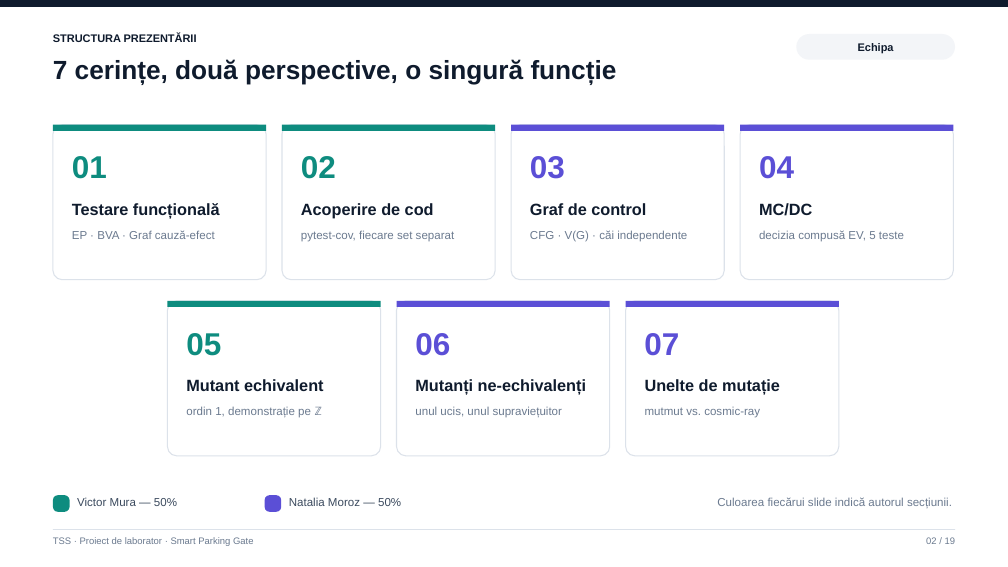
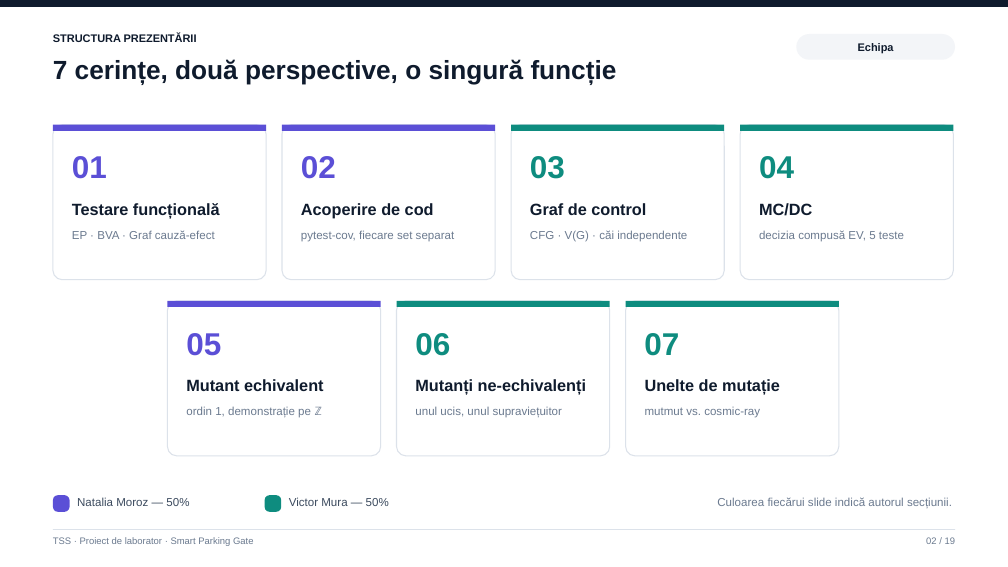
Before and after one commit to victormura/tss, a slide deck: slide 2 of proiect_laborator/docs/Prezentare_Laborator_TSS.pptx. Drawn at 1008x567 pixels with LibreOffice and Linux fonts; fonts in the diff are those of the drawing. Boxes give left, top, right and bottom in pixels: in the first picture for what was removed or moved away, otherwise in the second. Text is boxed around its words. In the diff, an @@ line names an element or a change of style, - is before the commit and + after.

Commit message:
refactor(attribution): switch Student 1 and Student 2 roles and deliverables
- Student 1 (Natalia Moroz): Requirements 1 (Functional testing), 2 (Code coverage), 5 (Equivalent mutant)
- Student 2 (Victor Mura): Requirements 3 (CFG & cyclomatic complexity), 4 (MC/DC), 6 (Non-equivalent mutants), 7 (Mutation tools)
- Synchronized presentation (PPTX & PDF), individual requirement markdown files, README.md, and AI_USAGE_LAB.md

```diff
--- a/proiect_laborator/docs/Prezentare_Laborator_TSS.pptx
+++ b/proiect_laborator/docs/Prezentare_Laborator_TSS.pptx
@@ fill #0E8C7F to #5B4FD6 in 4 elements at [282, 125, 495, 131], [167, 301, 380, 307], [53, 495, 70, 512], [53, 125, 266, 131] @@
@@ text colour #0E8C7F to #5B4FD6 in 3 elements at [72, 156, 107, 179], [301, 156, 336, 179], [186, 333, 221, 356] @@
@@ text colour #5B4FD6 to #0E8C7F in 4 elements at [530, 156, 565, 179], [759, 156, 794, 179], [415, 333, 450, 356], [644, 333, 679, 356] @@
@@ text at [77, 497, 189, 506]: text changed @@
-Victor Mura — 50%
+Natalia Moroz — 50%
@@ fill #5B4FD6 to #0E8C7F in 5 elements at [511, 125, 724, 131], [740, 125, 954, 131], [396, 301, 609, 307], [626, 301, 839, 307], [265, 495, 281, 512] @@
@@ text at [289, 497, 389, 506]: text changed @@
-Natalia Moroz — 50%
+Victor Mura — 50%
```
Also in this commit, not shown: 16 other slides changed, 11 other files.
